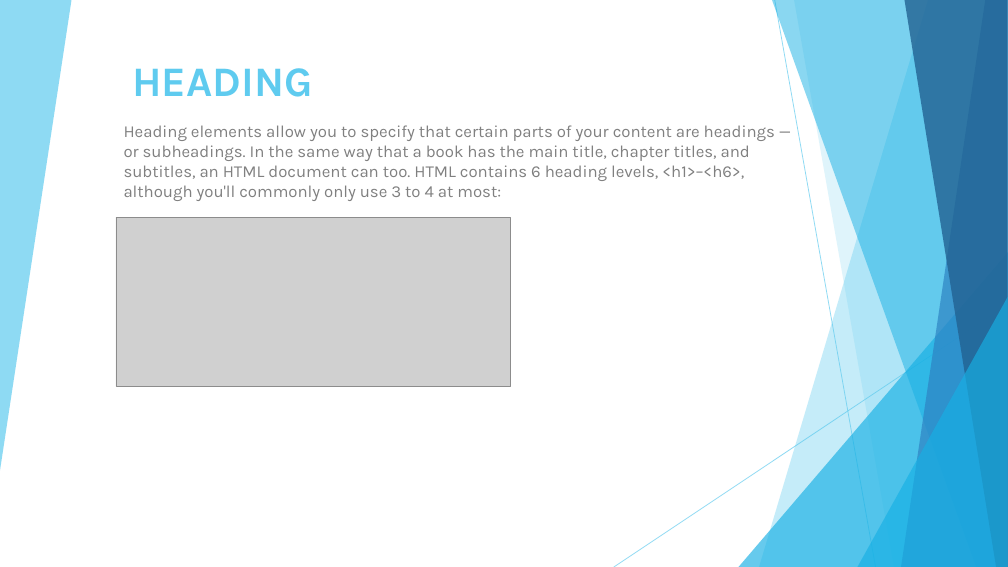
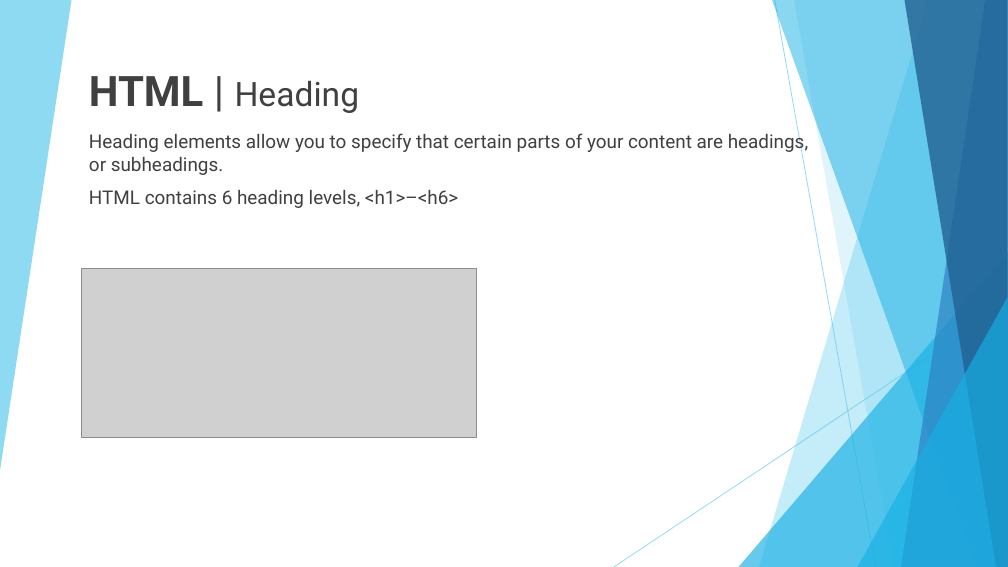
Before and after one commit to 01Primo/slides, a slide deck: slide 8 of 03_HTML.pptx (slide 9 before the commit). Drawn at 1008x567 pixels with LibreOffice and Linux fonts; fonts in the diff are those of the drawing; grey boxes stand for pictures. Boxes give left, top, right and bottom in pixels: in the first picture for what was removed or moved away, otherwise in the second. Text is boxed around its words. In the diff, an @@ line names an element or a change of style, - is before the commit and + after.

```diff
--- a/03_HTML.pptx
+++ b/03_HTML.pptx
@@ text at <box>89,76,360,113</box>: text changed; size 40 to 32 pt; font Karla to Roboto; text colour #5FCBEF to #404040; bold off @@
-HEADING
+HTML | Heading
@@ subtitle at <box>89,131,808,208</box>: text changed; size 16 to 18 pt; font Karla to Roboto; text colour #808080 to #404040 @@
-Heading elements allow you to specify that certain parts of your content are headings — or subheadings. In the same way that a book has the main title, chapter titles, and subtitles, an HTML document can too. HTML contains 6 heading levels, <h1>–<h6>, although you'll commonly only use 3 to 4 at most:
+Heading elements allow you to specify that certain parts of your content are headings, or subheadings.
+HTML contains 6 heading levels, <h1>–<h6>
@@ picture: place and size @@
-picture at <box>116,217,510,386</box>
+picture at <box>82,268,476,438</box>
```
Also in this commit, not shown: 6 other slides changed, 28 slides added, 8 slides removed, 5 other files.
